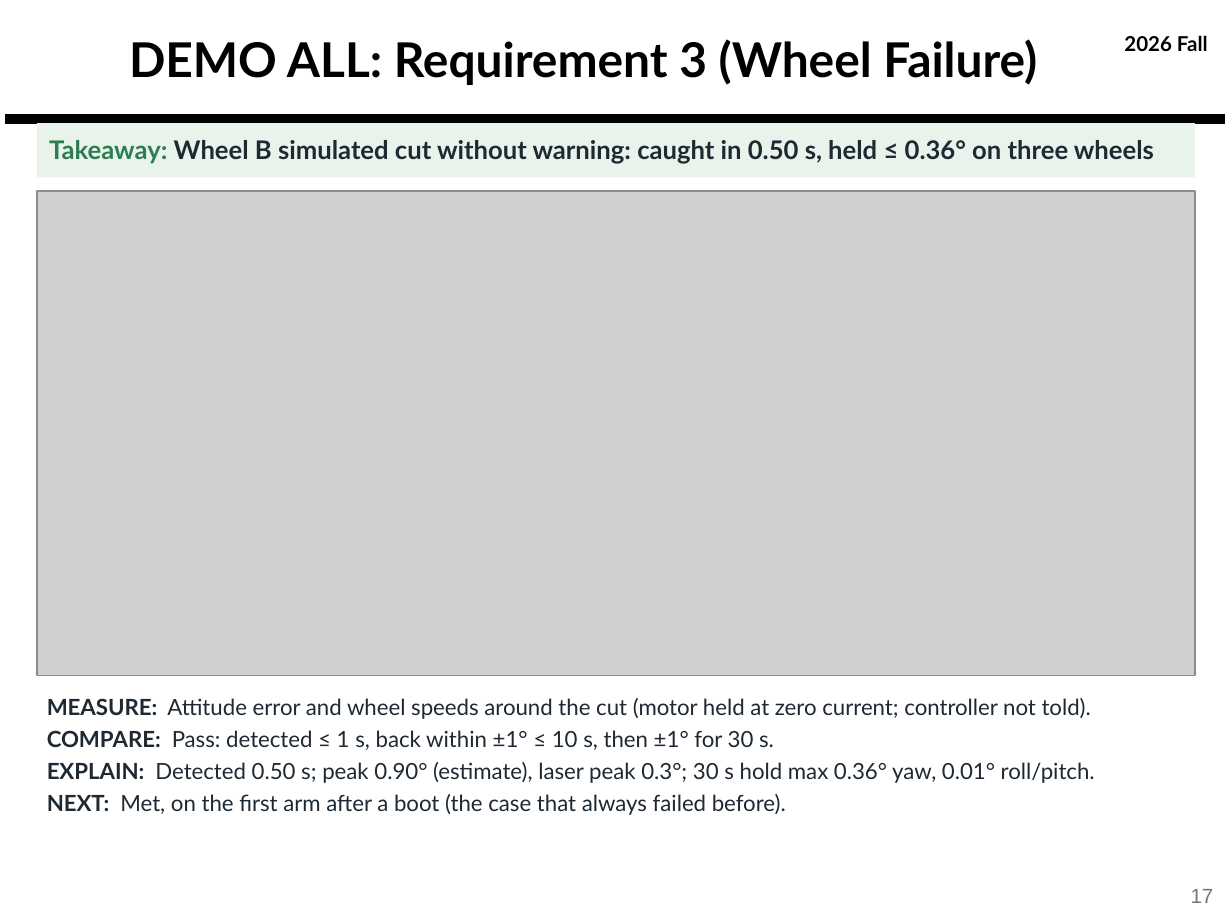
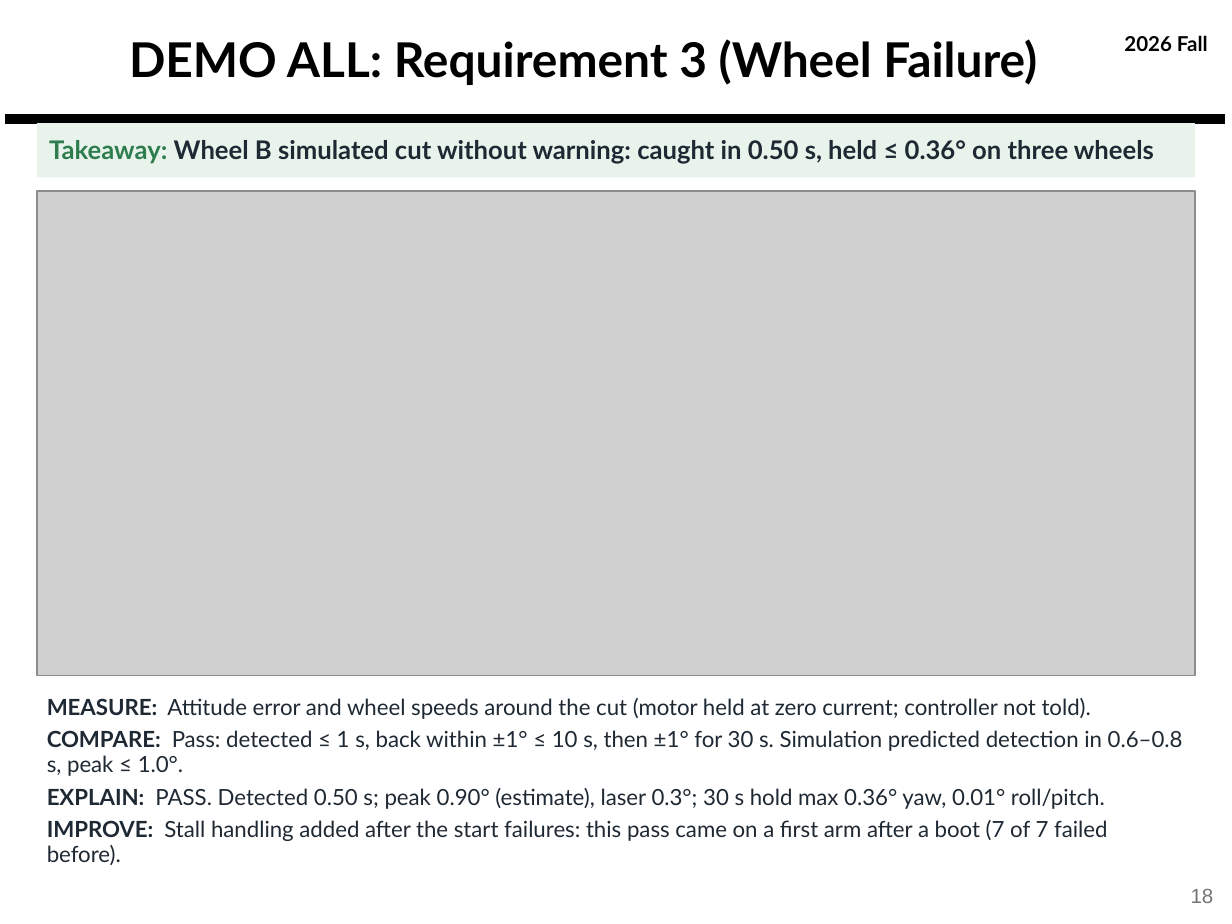
Before and after one commit to derek-weissinger-usafa/Astro-331-Lab-8, a slide deck: slide 18 of Reports/Astro 331 Lab 8_2_3 Body Final Pres.pptx (slide 17 before the commit). Drawn at 1232x924 pixels with LibreOffice and Linux fonts; fonts in the diff are those of the drawing; grey boxes stand for pictures; background and template pictures are left out. Boxes give left, top, right and bottom in pixels: in the first picture for what was removed or moved away, otherwise in the second. Text is boxed around its words. In the diff, an @@ line names an element or a change of style, - is before the commit and + after.

```diff
--- a/Reports/Astro 331 Lab 8_2_3 Body Final Pres.pptx
+++ b/Reports/Astro 331 Lab 8_2_3 Body Final Pres.pptx
@@ text at [47,730,1183,865]: text changed @@
-COMPARE: Pass: detected ≤ 1 s, back within ±1° ≤ 10 s, then ±1° for 30 s.
-EXPLAIN: Detected 0.50 s; peak 0.90° (estimate), laser peak 0.3°; 30 s hold max 0.36° yaw, 0.01° roll/pitch.
-NEXT: Met, on the first arm after a boot (the case that always failed before).
+COMPARE: Pass: detected ≤ 1 s, back within ±1° ≤ 10 s, then ±1° for 30 s. Simulation predicted detection in 0.6–0.8 s, peak ≤ 1.0°.
+EXPLAIN: PASS. Detected 0.50 s; peak 0.90° (estimate), laser 0.3°; 30 s hold max 0.36° yaw, 0.01° roll/pitch.
+IMPROVE: Stall handling added after the start failures: this pass came on a first arm after a boot (7 of 7 failed before).
@@ page number at [1191,889,1214,903]: text changed @@
-17
+18
```
Also in this commit, not shown: 30 other slides changed, 1 slide added, 14 other files.
